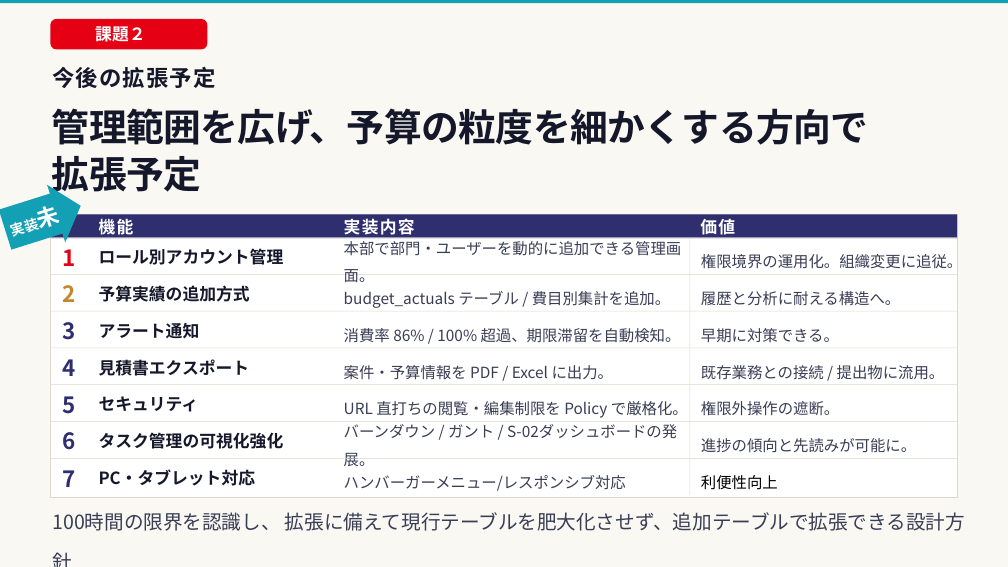
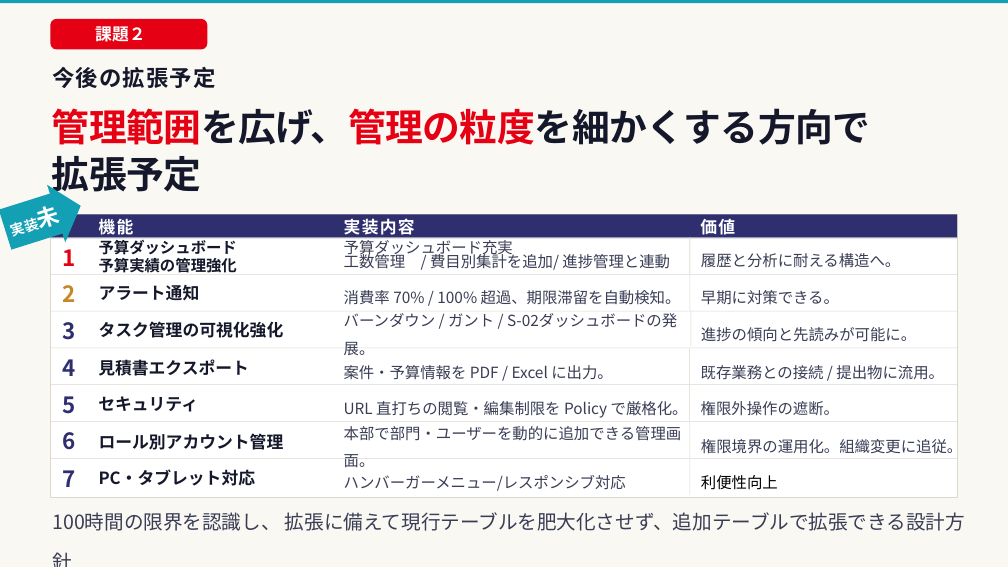
Before and after one commit to toutetu/ProjNexus_continue, a slide deck: slide 12 of materials/presentation_drafts/presentation_高橋朋子.pptx (slide 14 before the commit). Drawn at 1008x567 pixels with LibreOffice and Linux fonts; fonts in the diff are those of the drawing. Boxes give left, top, right and bottom in pixels: in the first picture for what was removed or moved away, otherwise in the second. Text is boxed around its words. In the diff, an @@ line names an element or a change of style, - is before the commit and + after.

```diff
--- a/materials/presentation_drafts/presentation_高橋朋子.pptx
+++ b/materials/presentation_drafts/presentation_高橋朋子.pptx
@@ text at [52, 108, 871, 199]: text changed @@
-管理範囲を広げ、予算の粒度を細かくする方向で
-拡張予定
+管理範囲を広げ、管理の粒度を細かくする方向で
+拡張予定
@@ text at [99, 237, 237, 273]: text changed; size 24 to 22 pt @@
-予算実績の追加方式
+予算ダッシュボード
+予算実績の管理強化
@@ text at [344, 237, 670, 270]: text changed @@
-budget_actuals テーブル / 費目別集計を追加。
+予算ダッシュボード充実
+工数管理 / 費目別集計を追加/ 進捗管理と連動
@@ 3 texts: place and size @@
-3 texts at [99, 291, 900, 343]
+3 texts at [99, 253, 900, 305]
@@ text at [344, 290, 681, 305]: text changed @@
-消費率 86% / 100% 超過、期限滞留を自動検知。
+消費率 70% / 100% 超過、期限滞留を自動検知。
@@ 3 texts: place and size @@
-3 texts at [99, 424, 916, 466]
+3 texts at [99, 313, 916, 355]
@@ 3 texts: place and size @@
-3 texts at [99, 241, 962, 272]
+3 texts at [99, 426, 962, 457]
```
Also in this commit, not shown: 15 other slides changed, 1 slide added, 2 other files.
